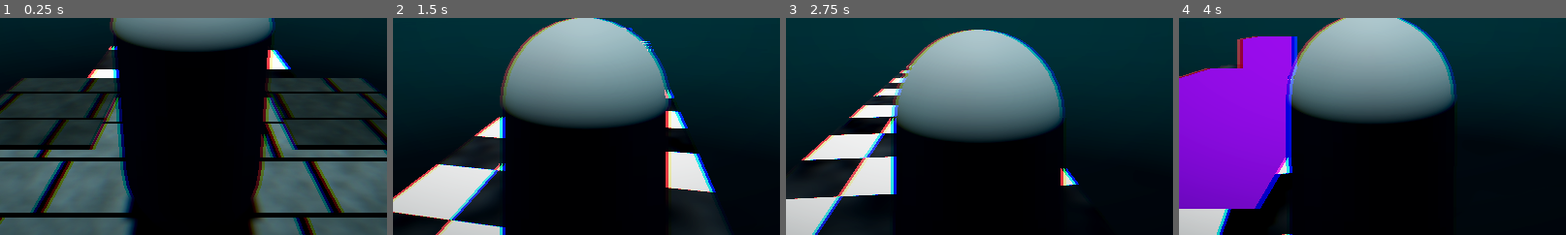
Above: before the commit, frames 1-4 (left to right).
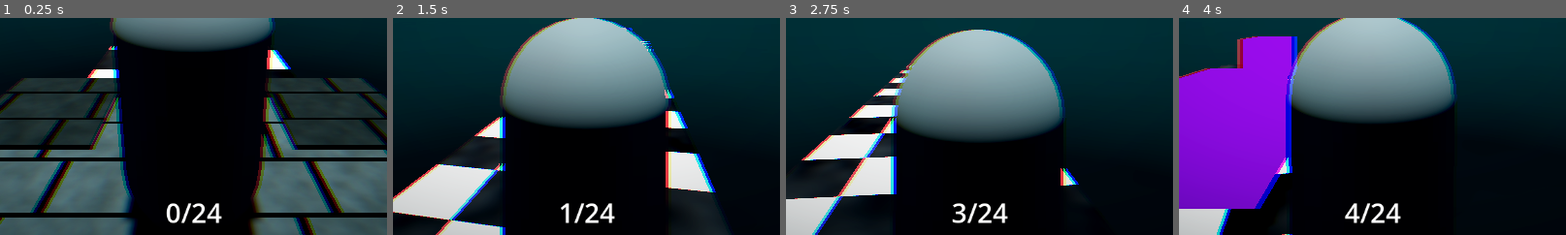
Above: after the commit, the same moments.

Repository: moonwavestudios/Voidscape
Game: Godot game, scene res://main.tscn
Same seed, same stepped clock (60 frames per second), same inputs: the game is played once before the commit and once after it.
Inputs (mouse positions are % of the whole screen's width and height, from its top left):
- Up to frame 1 (0.25 s): no input
- Up to frame 2 (1.5 s): tap Enter (ui_accept) at 0.5, 0.77 s; move the mouse to (55, 50) at 0.52 s; hold Up (ui_up) from 0.53 s (still down); tap E (dash) at 0.6, 1.35 s; move the mouse to (45, 50) at 1.27 s
- Up to frame 3 (2.75 s): keep holding Up (ui_up); tap Enter (ui_accept) at 1.52 s; move the mouse to (52, 48) at 2.02 s; tap E (dash) at 2.1 s
- Up to frame 4 (4 s): keep holding Up (ui_up); move the mouse to (49, 52) at 2.77 s; tap E (dash) at 2.85, 3.6 s; tap Enter (ui_accept) at 3.02, 3.77 s; move the mouse to (57, 51) at 3.52 s
The pictures show only the part of the screen within x 25-75%, y 50-100%; the shares and areas given below are measured in that part.

The runs differ from the first frame. In frame 1, 0.7% of the frame differs, in the area x 42-58%, y 85-95%; in frame 2, 0.6%; in frame 3, 0.6%; in frame 4, 0.6%.

Commit message:
added UI

Diff:
--- a/scenes/player.tscn
+++ b/scenes/player.tscn
@@ -1,6 +1,7 @@
 [gd_scene format=3 uid="uid://chuwoh0rx0ufc"]
 
 [ext_resource type="Script" uid="uid://ivgn7bqepnl0" path="res://scripts/player.gd" id="1_3vyb7"]
+[ext_resource type="PackedScene" uid="uid://cxa4w1y186ywx" path="res://scenes/player_ui.tscn" id="2_g2els"]
 
 [sub_resource type="CapsuleShape3D" id="CapsuleShape3D_u8vuu"]
 
@@ -84,3 +85,5 @@
 [node name="MeshInstance3D" type="MeshInstance3D" parent="." unique_id=427838494]
 transform = Transform3D(2.1738248, 0, 0, 0, 4.943821, 0, 0, -1.7563982e-14, 0.691699, 0, 0.7167037, -0.73603654)
 mesh = SubResource("QuadMesh_3vyb7")
+
+[node name="player_ui" parent="." unique_id=1669550447 instance=ExtResource("2_g2els")]
--- a/scenes/player_ui.tscn
+++ b/scenes/player_ui.tscn
@@ -1,4 +1,9 @@
 [gd_scene format=3 uid="uid://cxa4w1y186ywx"]
+
+[sub_resource type="LabelSettings" id="LabelSettings_guxnq"]
+font_size = 40
+outline_size = 6
+outline_color = Color(0, 0, 0, 1)
 
 [node name="player_ui" type="Control" unique_id=1669550447]
 layout_mode = 3
@@ -7,3 +12,14 @@
 anchor_bottom = 1.0
 grow_horizontal = 2
 grow_vertical = 2
+
+[node name="GiftsLabel" type="Label" parent="." unique_id=862672479]
+layout_mode = 0
+offset_left = 3.0
+offset_top = 583.0
+offset_right = 1153.0
+offset_bottom = 647.0
+text = "0/200"
+label_settings = SubResource("LabelSettings_guxnq")
+horizontal_alignment = 1
+vertical_alignment = 1
--- a/scenes/world_1.tscn
+++ b/scenes/world_1.tscn
@@ -66,7 +66,7 @@
 [sub_resource type="BoxMesh" id="BoxMesh_i6uhy"]
 material = SubResource("ShaderMaterial_63fu1")
 
-[node name="world_1" type="Node3D" unique_id=858100175]
+[node name="world_1" type="Node3D" unique_id=858100175 groups=["map"]]
 
 [node name="floor" type="StaticBody3D" parent="." unique_id=1339650077]
 transform = Transform3D(3.8134303, 0, 0, 0, 0.12740725, 0, 0, 0, 26.574448, 0, 0, 0)
--- a/scenes/world_test.tscn
+++ b/scenes/world_test.tscn
@@ -66,7 +66,7 @@
 [sub_resource type="BoxMesh" id="BoxMesh_i6uhy"]
 material = SubResource("ShaderMaterial_63fu1")
 
-[node name="world_test" type="Node3D" unique_id=858100175]
+[node name="world_test" type="Node3D" unique_id=858100175 groups=["map"]]
 
 [node name="floor" type="StaticBody3D" parent="." unique_id=1339650077]
 transform = Transform3D(3.8134303, 0, 0, 0, 0.12740725, 0, 0, 0, 26.574448, 0, 0, 0)
--- a/scripts/game.gd
+++ b/scripts/game.gd
@@ -55,7 +55,7 @@
 					all_gifts += 1
 
 func get_players():
-	return get_tree().get_nodes_in_group("players")
+	return get_tree().get_nodes_in_group("player")
 
 func _process(_delta: float) -> void:
 	if gifts_collected == all_gifts:
@@ -65,3 +65,4 @@
 
 	for player in get_players():
 		gifts_collected = player.gifts
+		player.get_node('player_ui/GiftsLabel').text = str(gifts_collected) + "/" + str(all_gifts)
